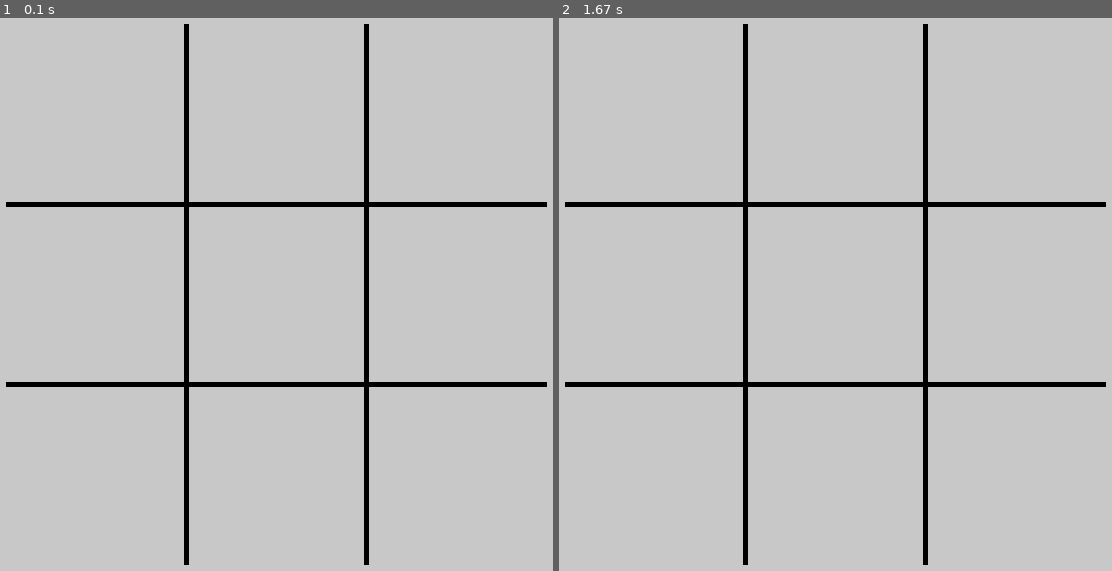
Above: before the commit, frames 1-2 (left to right).
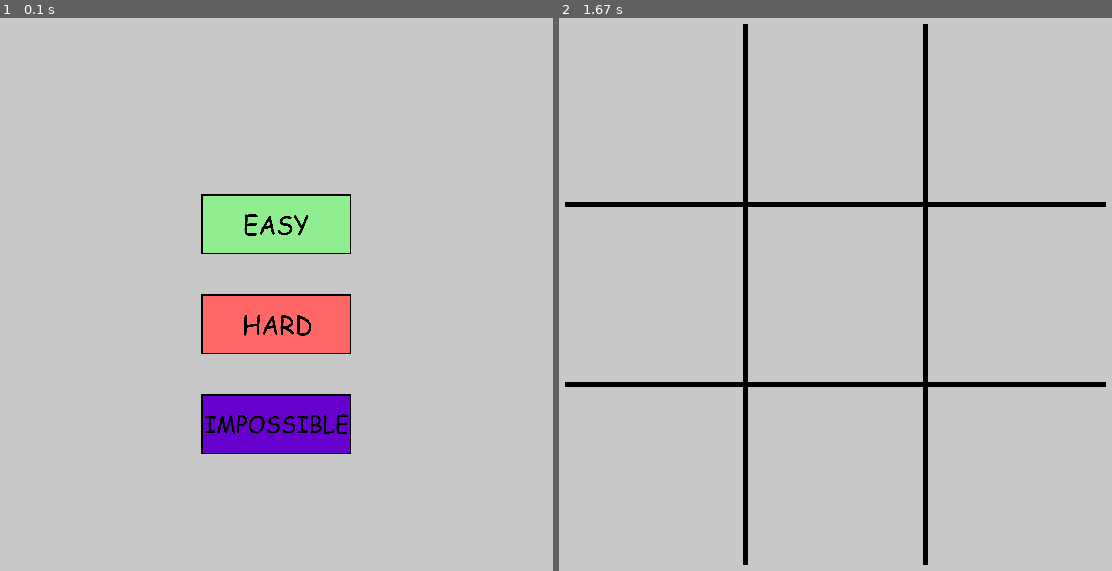
Above: after the commit, the same moments.

Repository: BBinoy06/tictactoe-pygame
Game: pygame game, started from testcode.py
Two runs of this game, one before a commit and one after it. Both use one fixed random seed, a clock stepped at 60 frames per second and the inputs below.
Inputs (mouse positions are in pixels of both pictures, inside the frame that each line leads up to):
- Up to frame 1 (0.1 s): no input
- Up to frame 2 (1.67 s): click (835, 294) at 0.38 s

The runs differ from the first frame. In frame 1, 12% of the frame differs, in the area x 1-99%, y 1-99%; in frame 2, nothing differs.

Commit message:
update: the menu page

Diff:
--- a/main.py
+++ b/main.py
@@ -11,12 +11,47 @@
 pygame.display.set_caption("Tic Tac Toe")
 running = True
 
+# images
+easy_img = pygame.image.load("EasyBtn.png").convert_alpha()
+hard_img = pygame.image.load("HardBtn.png").convert_alpha()
+impossible_img = pygame.image.load("ImpossibleBtn.png").convert_alpha()
+
+# change the size of buttons
+easy_img = pygame.transform.scale(easy_img, (150, 60))
+hard_img = pygame.transform.scale(hard_img, (150, 60))
+impossible_img = pygame.transform.scale(impossible_img, (150, 60))
+
+# positions
+easy_rect = easy_img.get_rect(topleft=(225, 200))
+hard_rect = hard_img.get_rect(topleft=(225, 300))
+impossible_rect = impossible_img.get_rect(topleft=(225, 400))
+
 # colours
 BLACK = (0, 0, 0)
 GREY = (200, 200, 200)
 
 xboard = (WINDOW_SIZE - BOARD_SIZE) // 2
 yboard = (WINDOW_SIZE - BOARD_SIZE) // 2
+
+def MenuButton():
+    while True:
+        screen.fill(GREY)
+        screen.blit(easy_img, easy_rect)
+        screen.blit(hard_img, hard_rect)
+        screen.blit(impossible_img, impossible_rect)
+        pygame.display.flip()
+
+        for event in pygame.event.get():
+            if event.type == pygame.QUIT:
+                pygame.quit()
+                sys.exit()
+            if event.type == pygame.MOUSEBUTTONDOWN and event.button == 1:  # Left click
+                if easy_rect.collidepoint(event.pos):
+                    return "easy"
+                elif hard_rect.collidepoint(event.pos):
+                    return "hard"
+                elif impossible_rect.collidepoint(event.pos):
+                    return "impossible"
 
 def drawGrid():
     pygame.draw.rect(screen, GREY, (xboard, yboard, BOARD_SIZE, BOARD_SIZE))
@@ -25,7 +60,13 @@
         pygame.draw.line(screen, BLACK, (xboard, yboard + i * CELL_SIZE), (xboard + BOARD_SIZE, yboard + i * CELL_SIZE), 5)
         pygame.draw.line(screen, BLACK, (xboard + i * CELL_SIZE, yboard), (xboard + i * CELL_SIZE, yboard + BOARD_SIZE), 5)
 
+difficulty = MenuButton()
+print("User selected:", difficulty)
+
+running = True
+
 while running:
+
     screen.fill(GREY)
     drawGrid()
 
Binary file added: HomeButton.png
